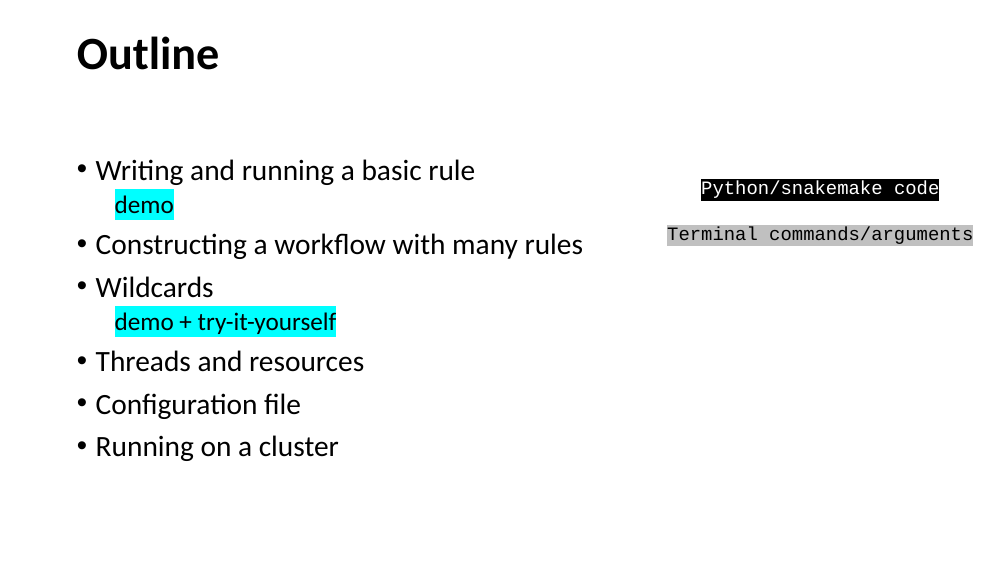
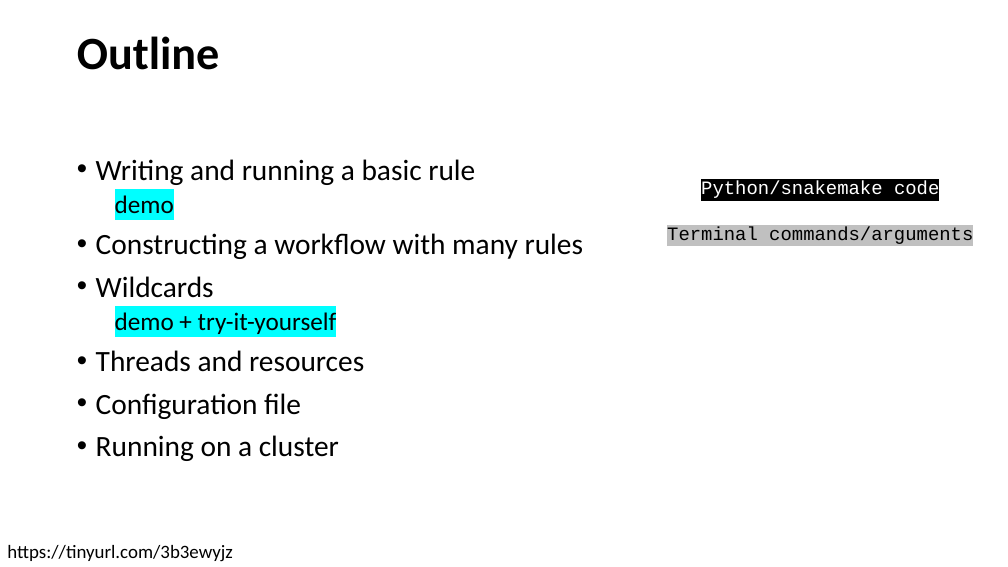
Before and after one commit to hannrko/snakemake_GMS_MT2024, a slide deck: slide 4 of session1/snakemake.pptx. Drawn at 1008x567 pixels with LibreOffice and Linux fonts; fonts in the diff are those of the drawing. Boxes give left, top, right and bottom in pixels: in the first picture for what was removed or moved away, otherwise in the second. Text is boxed around its words. In the diff, an @@ line names an element or a change of style, - is before the commit and + after.

```diff
--- a/session1/snakemake.pptx
+++ b/session1/snakemake.pptx
@@ text added at box(7, 545, 233, 562), 18 pt, text #000000 @@
+https://tinyurl.com/3b3ewyjz
```
Also in this commit, not shown: 3 other slides changed, 6 other files.
